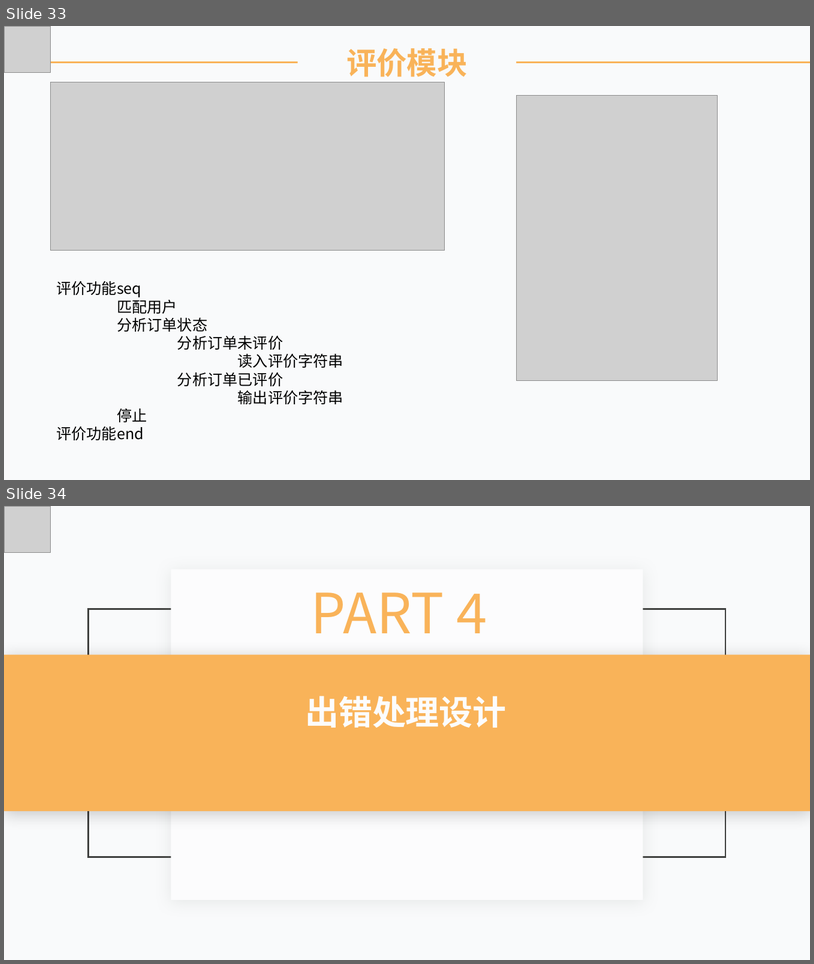
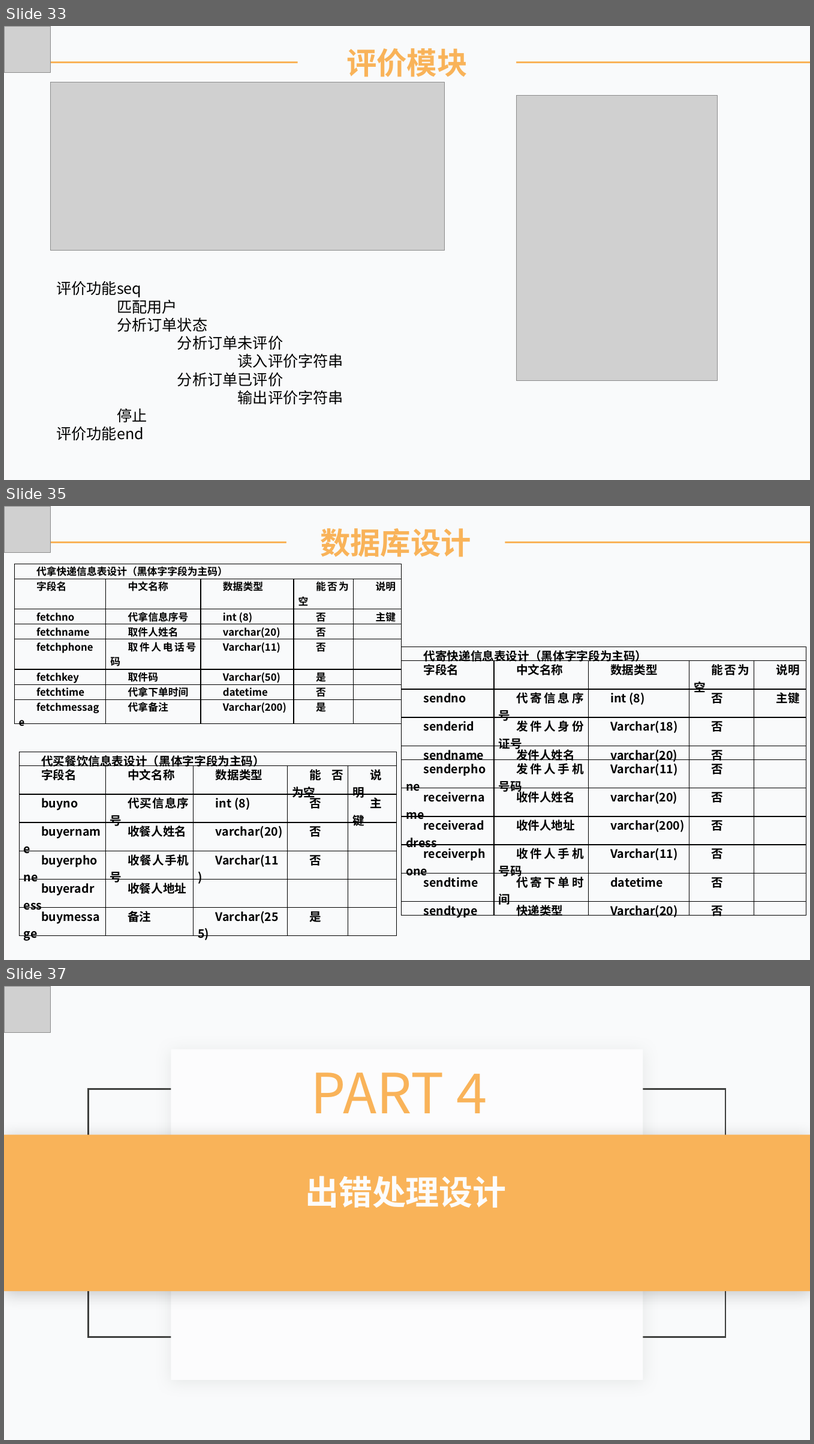
Before and after one commit to lorenzoyoung/ZUCC-Lazy-Bone, a slide deck: 评审PPT/SE2019春-G11-总体设计+详细设计/SE2019春-G11-软件总体+详细设计PPT.pptx. Shown one above the other, each under a label of ours: slides 33 and 34 before the commit, slides 33, 35 and 37 after it; the slides between them are not shown. The pictures are 814x964 and 814x1444 pixels, drawn with LibreOffice and Linux fonts; fonts in the diff are those of the drawing; grey boxes stand for pictures. Boxes give left, top, right and bottom in pixels: in the first picture for what was removed or moved away, otherwise in the second. Text is boxed around its words. In the diff, an @@ line names an element or a change of style, - is before the commit and + after.

```diff
--- a/评审PPT/SE2019春-G11-总体设计+详细设计/SE2019春-G11-软件总体+详细设计PPT.pptx
+++ b/评审PPT/SE2019春-G11-总体设计+详细设计/SE2019春-G11-软件总体+详细设计PPT.pptx
@@ slide 35 added at (4, 506, 810, 960), background #F9FAFB @@
@@ picture added at (4, 506, 51, 553) @@
@@ text added at (320, 528, 471, 557), 36 pt, text #F9B359, bold @@
+数据库设计
@@ line added from (4, 542) to (810, 542), #F9B359 2 pt @@
@@ table added at (14, 564, 401, 723), 8 rows, 5 columns @@
+代拿快递信息表设计（黑体字字段为主码） |  |  |  | 
+字段名 | 中文名称 | 数据类型 | 能否为空 | 说明
+fetchno | 代拿信息序号 | int (8) | 否 | 主键
+fetchname | 取件人姓名 | varchar(20) | 否 | 
+fetchphone | 取件人电话号码 | Varchar(11) | 否 | 
+fetchkey | 取件码 | Varchar(50) | 是 | 
+fetchtime | 代拿下单时间 | datetime | 否 | 
+fetchmessage | 代拿备注 | Varchar(200) | 是 | 
@@ table added at (401, 646, 806, 920), 11 rows, 5 columns @@
+代寄快递信息表设计（黑体字字段为主码） |  |  |  | 
+字段名 | 中文名称 | 数据类型 | 能否为空 | 说明
+sendno | 代寄信息序号 | int (8) | 否 | 主键
+senderid | 发件人身份证号 | Varchar(18) | 否 | 
+sendname | 发件人姓名 | varchar(20) | 否 | 
+senderphone | 发件人手机号码 | Varchar(11) | 否 | 
+receivername | 收件人姓名 | varchar(20) | 否 | 
+receiveraddress | 收件人地址 | varchar(200) | 否 | 
+receiverphone | 收件人手机号码 | Varchar(11) | 否 | 
+sendtime | 代寄下单时间 | datetime | 否 | 
+sendtype | 快递类型 | Varchar(20) | 否 | 
@@ table added at (19, 751, 396, 935), 7 rows, 5 columns @@
+代买餐饮信息表设计（黑体字字段为主码） |  |  |  | 
+字段名 | 中文名称 | 数据类型 | 能否为空 | 说明
+buyno | 代买信息序号 | int (8) | 否 | 主键
+buyername | 收餐人姓名 | varchar(20) | 否 | 
+buyerphone | 收餐人手机号 | Varchar(11) | 否 | 
+buyeradress | 收餐人地址 |  |  | 
+buymessage | 备注 | Varchar(255) | 是 | 
@@ what was slide 34 is now slide 37 @@
```
Also in this commit, not shown: 2 other slides added, 3 other files.
